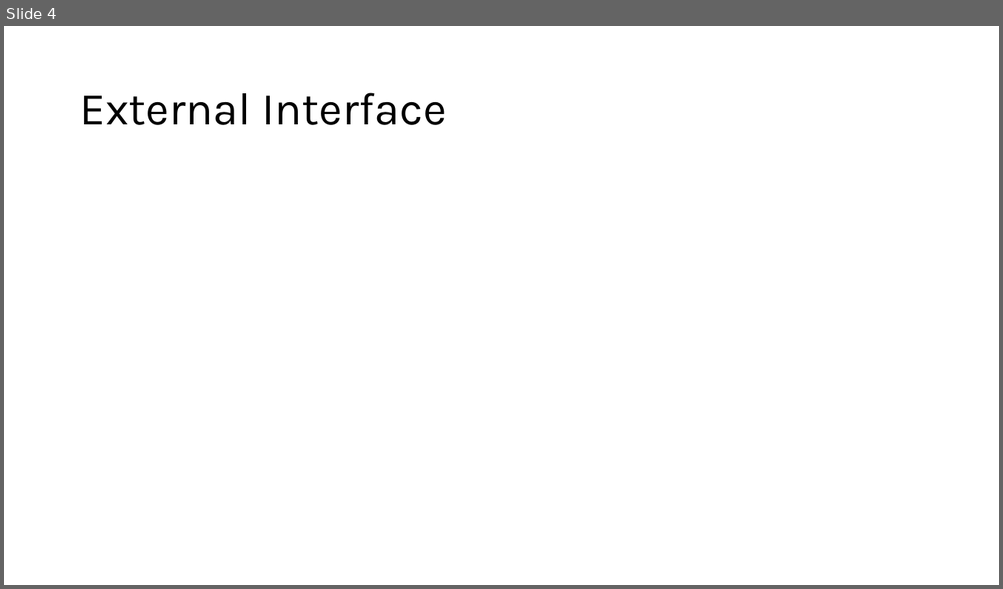
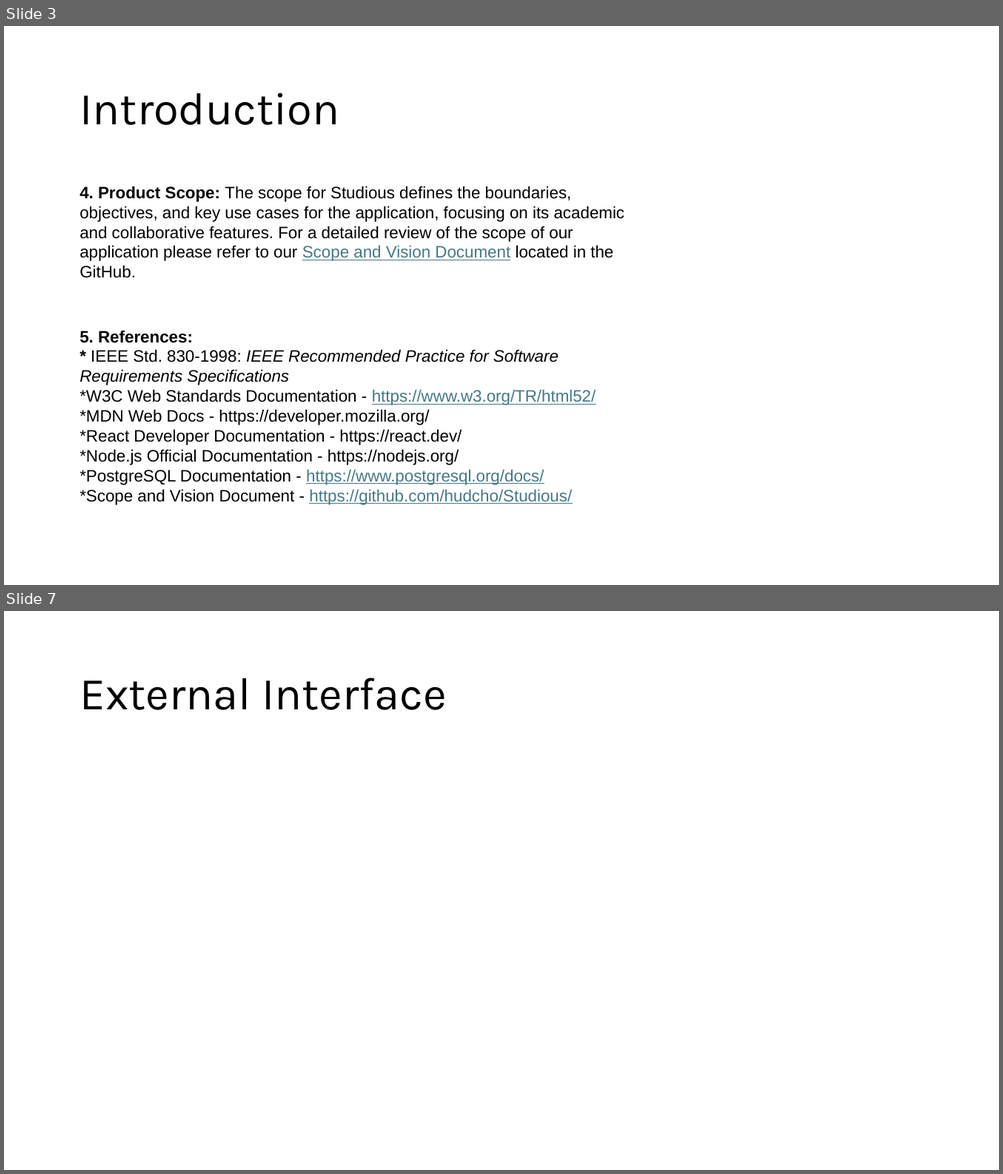
Before and after one commit to hudcho/Studious, a slide deck: ASGMNT3/New Microsoft PowerPoint Presentation.pptx. Shown one above the other, each under a label of ours: slide 4 before the commit, slides 3 and 7 after it; the slides between them are not shown. The pictures are 1003x589 and 1003x1174 pixels, drawn with LibreOffice and Linux fonts; fonts in the diff are those of the drawing. Boxes give left, top, right and bottom in pixels: in the first picture for what was removed or moved away, otherwise in the second. Text is boxed around its words. In the diff, an @@ line names an element or a change of style, - is before the commit and + after.

```diff
--- a/ASGMNT3/New Microsoft PowerPoint Presentation.pptx
+++ b/ASGMNT3/New Microsoft PowerPoint Presentation.pptx
@@ slide 3 added at (x1=4, y1=26, x2=999, y2=585), background #FFFFFF @@
@@ title added at (x1=79, y1=93, x2=339, y2=125), 44 pt, text #000000 @@
+Introduction
@@ text added at (x1=79, y1=186, x2=625, y2=506), 16 pt, text #000000 @@
+4. Product Scope: The scope for Studious defines the boundaries, objectives, and key use cases for the application, focusing on its academic and collaborative features. For a detailed review of the scope of our application please refer to our Scope and Vision Document located in the GitHub.
+5. References:
+* IEEE Std. 830-1998: IEEE Recommended Practice for Software Requirements Specifications
+*W3C Web Standards Documentation - https://www.w3.org/TR/html52/
+*MDN Web Docs - https://developer.mozilla.org/
+*React Developer Documentation - https://react.dev/
+*Node.js Official Documentation - https://nodejs.org/
+*PostgreSQL Documentation - https://www.postgresql.org/docs/
+*Scope and Vision Document - https://github.com/hudcho/Studious/
@@ what was slide 4 is now slide 7 @@
```
Also in this commit, not shown: 4 other slides added, 2 slides removed.
